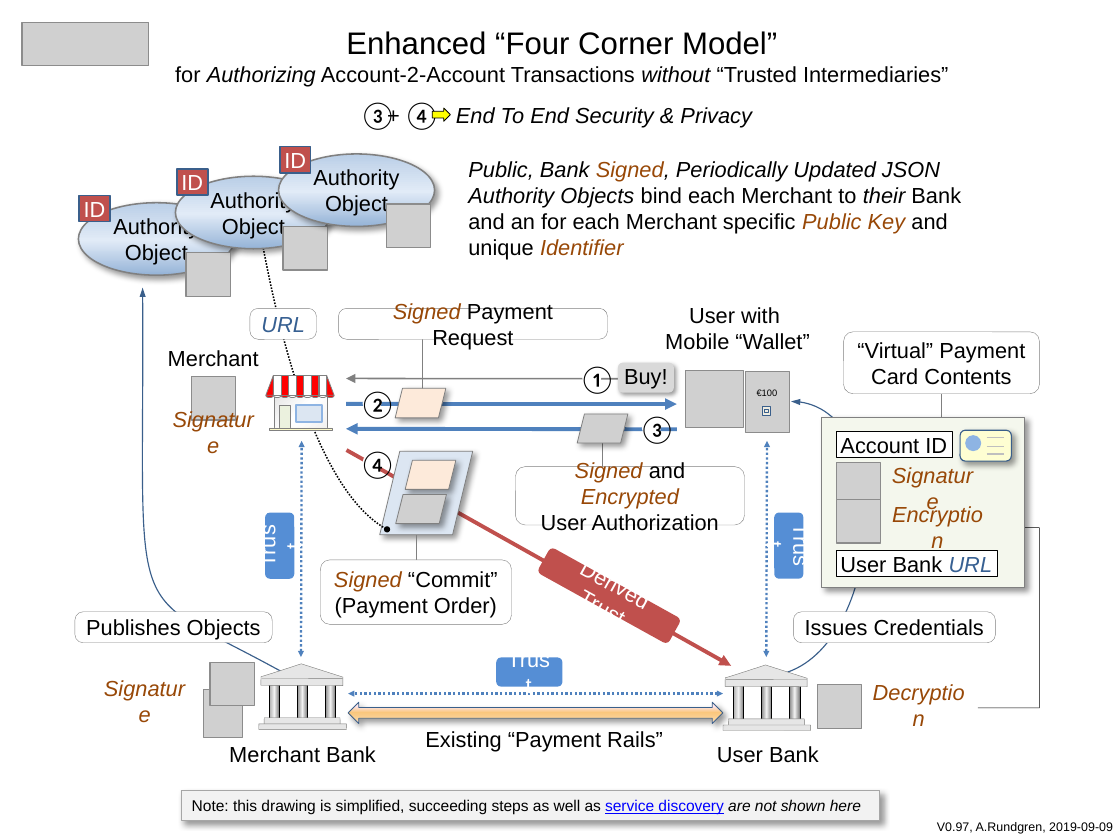
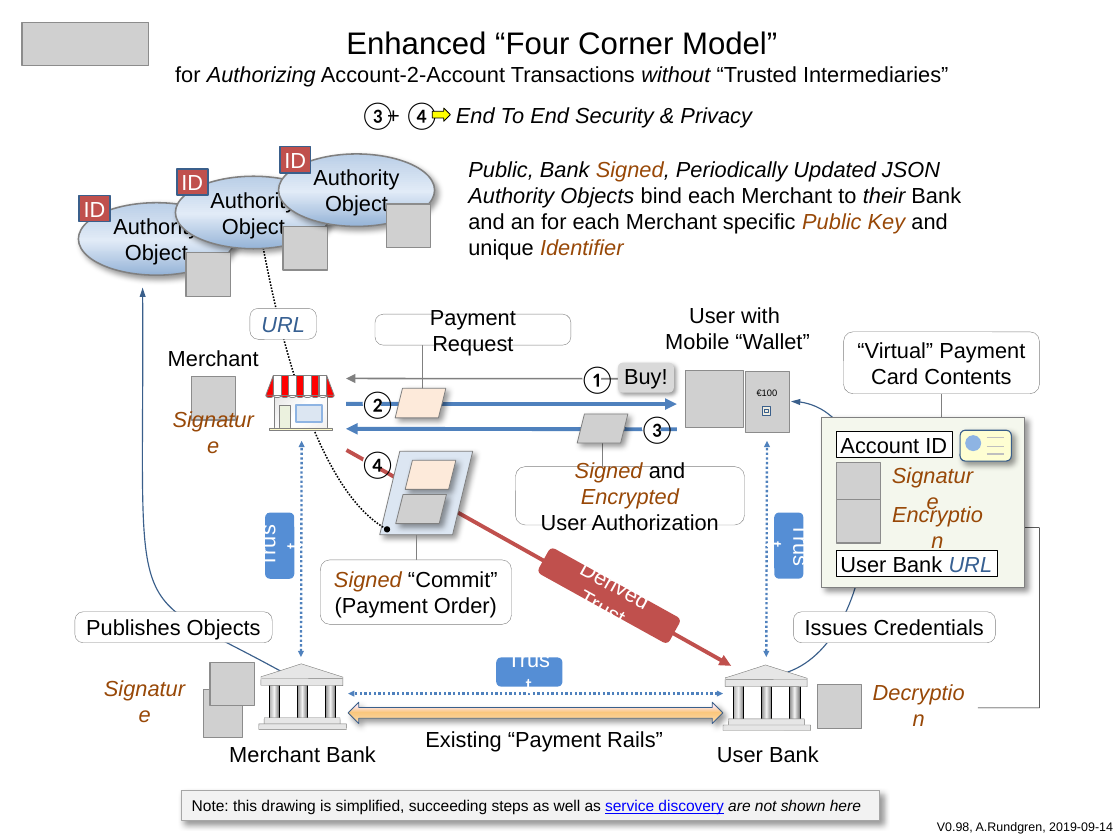
Before and after one commit to cyberphone/doc, a slide deck: slide 1 of saturn/enhanced-four-corner-model.pptx. Drawn at 1120x840 pixels with LibreOffice and Linux fonts; fonts in the diff are those of the drawing; grey boxes stand for pictures. Boxes give left, top, right and bottom in pixels: in the first picture for what was removed or moved away, otherwise in the second. Text is boxed around its words. In the diff, an @@ line names an element or a change of style, - is before the commit and + after.

Commit message:
Protocol change (payment request signature removed)

```diff
--- a/saturn/enhanced-four-corner-model.pptx
+++ b/saturn/enhanced-four-corner-model.pptx
@@ rounded rectangle "Payment Request": place and size @@
-rounded rectangle "Payment Request" at (338,308,607,339)
+rounded rectangle "Payment Request" at (375,315,571,346)
@@ text in rounded rectangle at (430,310,516,356): text changed @@
-Signed Payment Request
+Payment Request
@@ text at (937,822,1113,834): text changed @@
-V0.97, A.Rundgren, 2019-09-09
+V0.98, A.Rundgren, 2019-09-14
```
Also in this commit, not shown: 3 other files.
